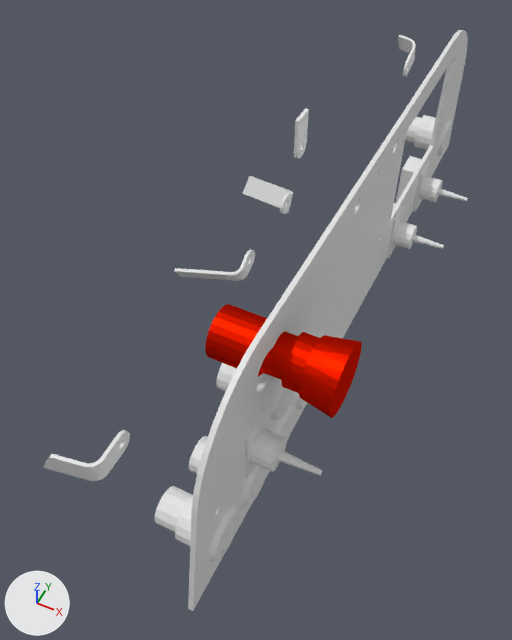
Renders of the Blender file Elec/tableau de bords/vidéo montage/tableaudebords.blend from each side of a commit.
Rendered twice from a camera (50 mm lens) standing at (64.0, -73.0, 262.0) and looking at (-33.0, 121.0, 20.0). Lighting does not change. The marker at lower left points along +X, +Y and +Z. Both versions are drawn at frame 40 of the action 'EL 04009(Half Bent Centre Left Bracket)Action'; the numbers are the values there.

The first picture shows 'EL 04004(Urgent Stop Button) AA', 'EL 04005(Bistable Switch).002', 'EL 04005(Bistable Switch).003', 'EL 04005(Bistable Switch).004', 'EL 04006(Simple Button)', 'EL 04006(Simple Button).001', 'EL 04006(Simple Button).004', 'EL 04006(Simple Button).005', 'EL 04007(Flat Bracket)', 'EL 04009(Half Bent Centre Left Bracket)', 'EL 04011(Half Bent Centre Right Bracket)', 'EL 04012(Fully Bent Left Bracket)', 'EL 04013(Dashboard Armature)', 'EL 04014(Fully Bent Center Bracket)'.
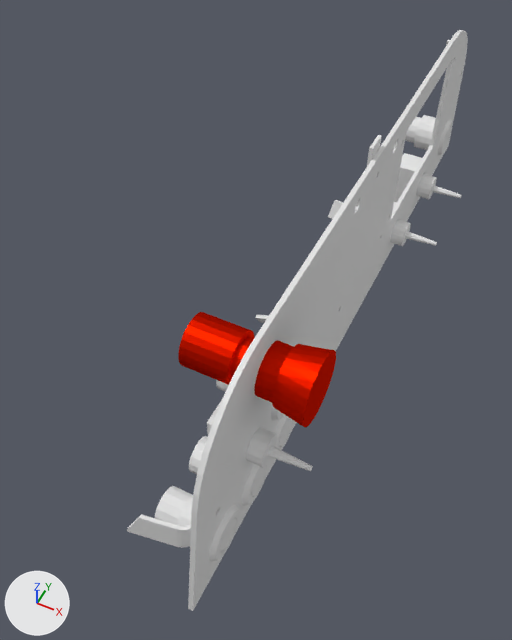
Location of each change, (x1, y1, x2, y2) in pixels of the pictures (512 x 640 px):
'EL 04004(Urgent Stop Button) AA', moved
    before: (205, 304, 362, 418)
    after: (178, 312, 336, 428)
'EL 04014(Fully Bent Center Bracket)', moved, turned
    before: (43, 430, 130, 481)
    after: (127, 515, 191, 548)
'EL 04005(Bistable Switch).003', moved
    before: (245, 409, 323, 478)
    after: (207, 400, 313, 471)
'EL 04005(Bistable Switch).004', moved
    before: (396, 156, 468, 212)
    after: (394, 153, 462, 203)
'EL 04009(Half Bent Centre Left Bracket)', moved, turned
    before: (243, 176, 293, 214)
    after: (328, 200, 343, 219)
'EL 04005(Bistable Switch).002', moved
    before: (386, 203, 444, 258)
    after: (390, 202, 437, 246)
'EL 04011(Half Bent Centre Right Bracket)', moved
    before: (174, 249, 255, 281)
    after: (256, 315, 268, 323)
'EL 04007(Flat Bracket)', moved
    before: (294, 108, 309, 159)
    after: (367, 135, 382, 166)
'EL 04012(Fully Bent Left Bracket)', moved, turned
    before: (398, 34, 416, 76)
    after: (446, 40, 450, 46)

Patch to the scene script:
```diff
--- a/Elec/tableau de bords/vidéo montage/tableaudebords.blend.py
+++ b/Elec/tableau de bords/vidéo montage/tableaudebords.blend.py
@@ ob_el_04005_bistable_switch__002 @@
 ob_el_04005_bistable_switch__002 = bpy.data.objects.new('EL 04005(Bistable Switch).002', me_el_04005_bistable_switch__002)
-ob_el_04005_bistable_switch__002.location = (3.4, 213.8, 14.1)
+ob_el_04005_bistable_switch__002.location = (-0.4, 213.9, 14.6)
 ob_el_04005_bistable_switch__002.rotation_euler = (-1.571, 0.0, -1.571)  # degrees (-90, 0, -90)
@@ ob_el_04005_bistable_switch__003 @@
 ob_el_04005_bistable_switch__003 = bpy.data.objects.new('EL 04005(Bistable Switch).003', me_el_04005_bistable_switch__003)
-ob_el_04005_bistable_switch__003.location = (3.2, 49.2, 42.3)
+ob_el_04005_bistable_switch__003.location = (-0.5, 49.2, 42.3)
 ob_el_04005_bistable_switch__003.rotation_euler = (-1.571, 0.0, -1.571)  # degrees (-90, 0, -90)
@@ ob_el_04005_bistable_switch__004 @@
 ob_el_04005_bistable_switch__004 = bpy.data.objects.new('EL 04005(Bistable Switch).004', me_el_04005_bistable_switch__004)
-ob_el_04005_bistable_switch__004.location = (3.9, 257.7, 13.7)
+ob_el_04005_bistable_switch__004.location = (0.2, 258.3, 14.2)
 ob_el_04005_bistable_switch__004.rotation_euler = (-1.571, 0.0, -1.571)  # degrees (-90, 0, -90)
@@ ob_el_04007_flat_bracket @@
 ob_el_04007_flat_bracket = bpy.data.objects.new('EL 04007(Flat Bracket)', me_el_04007_flat_bracket)
-ob_el_04007_flat_bracket.location = (-33.2, 166.5, 103.6)
+ob_el_04007_flat_bracket.location = (-1.6, 167.2, 100.1)
@@ ob_el_04009_half_bent_centre_left_bracket @@
 ob_el_04009_half_bent_centre_left_bracket = bpy.data.objects.new('EL 04009(Half Bent Centre Left Bracket)', me_el_04009_half_bent_centre_left_bracket)
-ob_el_04009_half_bent_centre_left_bracket.location = (-48.5, 185.3, 30.0)
-ob_el_04009_half_bent_centre_left_bracket.rotation_euler = (-2.145, 0.0, 0.0)  # degrees (-123, 0, 0)
+ob_el_04009_half_bent_centre_left_bracket.location = (-1.5, 190.3, 25.2)
+ob_el_04009_half_bent_centre_left_bracket.rotation_euler = (-1.951, 0.0, 0.0)  # degrees (-112, 0, 0)
@@ ob_el_04011_half_bent_centre_right_bracket @@
 ob_el_04011_half_bent_centre_right_bracket = bpy.data.objects.new('EL 04011(Half Bent Centre Right Bracket)', me_el_04011_half_bent_centre_right_bracket)
-ob_el_04011_half_bent_centre_right_bracket.location = (-47.2, 133.7, 36.7)
+ob_el_04011_half_bent_centre_right_bracket.location = (-1.5, 127.2, 33.3)
 ob_el_04011_half_bent_centre_right_bracket.rotation_euler = (2.006, 0.0, 0.0)  # degrees (115, 0, 0)
@@ ob_el_04012_fully_bent_left_bracket @@
 ob_el_04012_fully_bent_left_bracket = bpy.data.objects.new('EL 04012(Fully Bent Left Bracket)', me_el_04012_fully_bent_left_bracket)
-ob_el_04012_fully_bent_left_bracket.location = (-28.9, 318.6, 60.2)
-ob_el_04012_fully_bent_left_bracket.rotation_euler = (0.881, 0.0, 3.142)  # degrees (50, 0, 180)
+ob_el_04012_fully_bent_left_bracket.location = (0.0, 317.2, 64.6)
+ob_el_04012_fully_bent_left_bracket.rotation_euler = (0.963, 0.0, 3.142)  # degrees (55, 0, 180)
@@ ob_el_04014_fully_bent_center_bracket @@
 ob_el_04014_fully_bent_center_bracket = bpy.data.objects.new('EL 04014(Fully Bent Center Bracket)', me_el_04014_fully_bent_center_bracket)
-ob_el_04014_fully_bent_center_bracket.location = (-40.9, 18.7, 35.5)
-ob_el_04014_fully_bent_center_bracket.rotation_euler = (1.725, 0.0, 3.142)  # degrees (99, 0, 180)
+ob_el_04014_fully_bent_center_bracket.location = (-0.2, 11.3, 34.9)
+ob_el_04014_fully_bent_center_bracket.rotation_euler = (1.908, 0.0, 3.142)  # degrees (109, 0, 180)
@@ ob_el_04004_urgent_stop_button__aa @@
 ob_el_04004_urgent_stop_button__aa = bpy.data.objects.new('EL 04004(Urgent Stop Button) AA', me_el_04004_urgent_stop_button__aa_001)
-ob_el_04004_urgent_stop_button__aa.location = (-1.8, 67.4, 73.7)
+ob_el_04004_urgent_stop_button__aa.location = (-8.0, 59.9, 74.1)
 ob_el_04004_urgent_stop_button__aa.rotation_euler = (0.0, 1.571, 0.0)  # degrees (0, 90, 0)
```
